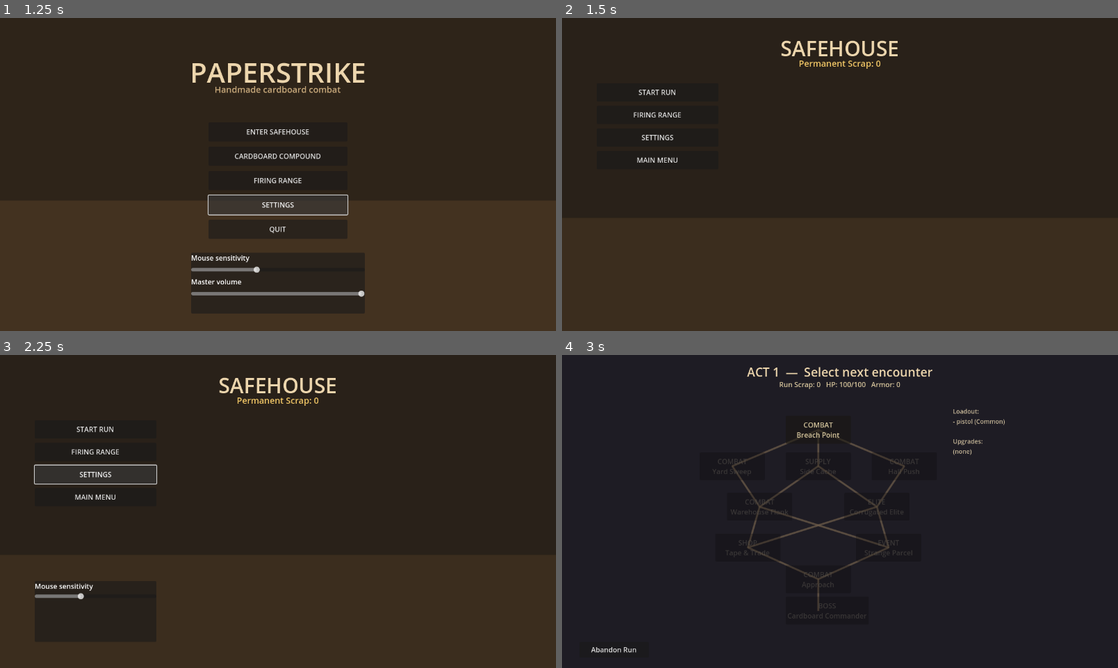
Above: before the commit, frames 1-4 (two rows, left to right).
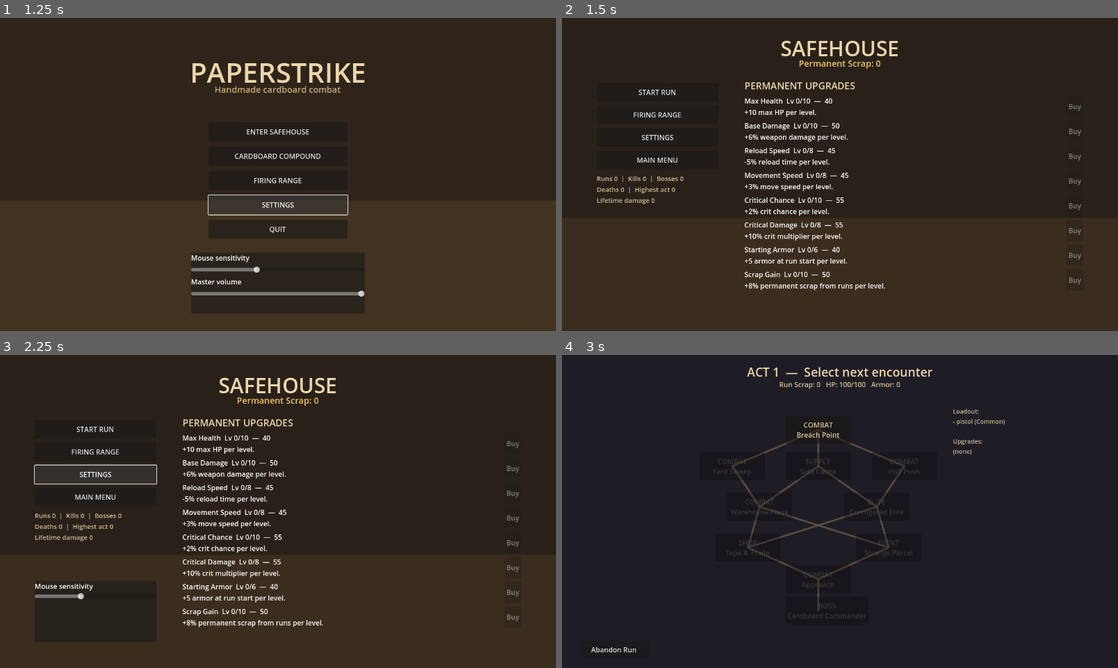
Above: after the commit, the same moments.

Repository: nore-tech/paperstrike
Game: Godot game, scene res://scenes/ui/main_menu.tscn
Two runs of this game, one before a commit and one after it. Both use one fixed random seed, a clock stepped at 60 frames per second and the inputs below.
Inputs:
- Up to frame 1 (1.25 s): click "SETTINGS" at 0.5 s
- Up to frame 2 (1.5 s): click "ENTER SAFEHOUSE" at 1.25 s
- Up to frame 3 (2.25 s): click "SETTINGS" at 2 s
- Up to frame 4 (3 s): click "START RUN" at 2.75 s

Frame 1 is identical in both runs. In frame 2, 3.1% of the frame differs, in the area x 6-94%, y 20-87%; in frame 3, 3.1%; in frame 4, nothing differs.

Commit message:
Fix Safehouse upgrade list not rendering.
Refresh looked up UpgradeList as a direct child; it lives under a
ScrollContainer, so find_child is required. Add m4_path_check.

Diff:
--- /dev/null
+++ b/scripts/tools/m4_path_check.gd
@@ -0,0 +1,56 @@
+extends SceneTree
+
+## Verifies hub upgrade list wiring and level-map scene boot.
+## godot --headless --path . -s res://scripts/tools/m4_path_check.gd
+
+func _init() -> void:
+	call_deferred("_run")
+
+func _run() -> void:
+	var ok := true
+	var run: Node = root.get_node("RunManager")
+	run.start_new_run(12345)
+	if not bool(run.active):
+		push_error("run not active after start_new_run")
+		ok = false
+	var err := change_scene_to_file("res://scenes/ui/level_map.tscn")
+	if err != OK:
+		push_error("level_map failed to load")
+		ok = false
+	for i in 12:
+		await process_frame
+	var title_ok := false
+	if current_scene != null:
+		for c in current_scene.get_children():
+			if c is Label and String(c.text).begins_with("ACT"):
+				title_ok = true
+				print("TITLE=", c.text)
+	if not title_ok:
+		push_error("level map title missing")
+		ok = false
+	else:
+		print("OK level_map")
+
+	err = change_scene_to_file("res://scenes/ui/hub.tscn")
+	if err != OK:
+		push_error("hub failed")
+		ok = false
+	for i in 12:
+		await process_frame
+	var hub := current_scene
+	var list := hub.find_child("UpgradeList", true, false) if hub else null
+	var count := list.get_child_count() if list != null else -1
+	print("UPGRADE_LIST_CHILDREN=", count)
+	# Header + 8 upgrades expected once refresh works
+	if count < 5:
+		push_error("upgrade list underpopulated (got %d)" % count)
+		ok = false
+	else:
+		print("OK hub upgrades")
+
+	if ok:
+		print("CHECK_OK m4_path")
+		quit(0)
+	else:
+		print("CHECK_FAIL m4_path")
+		quit(1)
--- a/scripts/ui/hub.gd
+++ b/scripts/ui/hub.gd
@@ -96,16 +96,17 @@
 	var profile := _profile()
 	if profile == null:
 		return
-	var scrap: Label = get_node_or_null("ScrapLabel")
+	var scrap: Label = find_child("ScrapLabel", true, false) as Label
 	if scrap:
 		scrap.text = "Permanent Scrap: %d" % profile.scrap
-	var stats: Label = get_node_or_null("StatsLabel")
+	var stats: Label = find_child("StatsLabel", true, false) as Label
 	if stats:
 		stats.text = "Runs %d  |  Kills %d  |  Bosses %d\nDeaths %d  |  Highest act %d\nLifetime damage %d" % [
 			profile.runs_completed, profile.enemies_killed, profile.bosses_defeated,
 			profile.deaths, profile.highest_act, profile.lifetime_damage
 		]
-	var list: VBoxContainer = get_node_or_null("UpgradeList")
+	# UpgradeList lives under a ScrollContainer — use find_child, not get_node.
+	var list: VBoxContainer = find_child("UpgradeList", true, false) as VBoxContainer
 	if list == null:
 		return
 	for c in list.get_children():
@@ -153,7 +154,7 @@
 		session.go_firing_range()
 
 func _on_settings() -> void:
-	var p: Control = get_node_or_null("SettingsPanel")
+	var p: Control = find_child("SettingsPanel", true, false) as Control
 	if p:
 		p.visible = not p.visible
 
